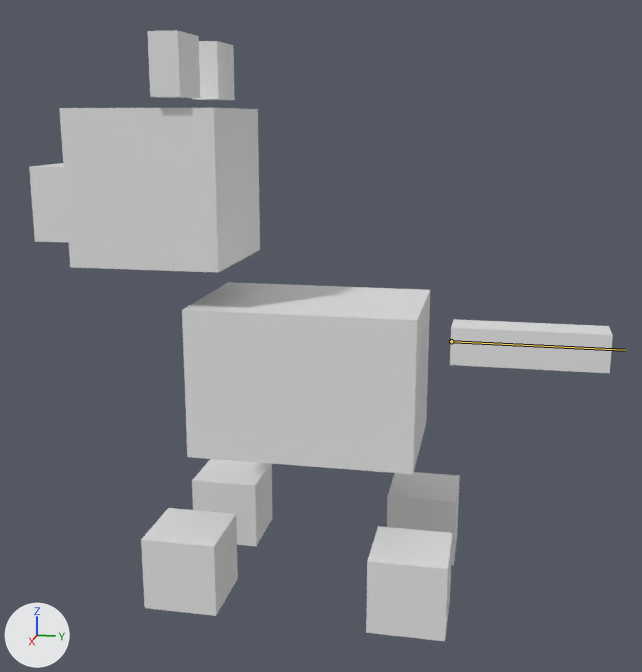
One commit to the FBX model Dog/Assets/Models/Dog/Dog.fbx: the scene before it, then after it.
Both versions are drawn from a camera (50 mm lens) standing at (11.57, 2.42, 6.39) and looking at (0.03, 0.12, 3.5). Every picture has the same lights, and +X, +Y and +Z are marked at lower left. The bones that change are drawn over the model as lines.
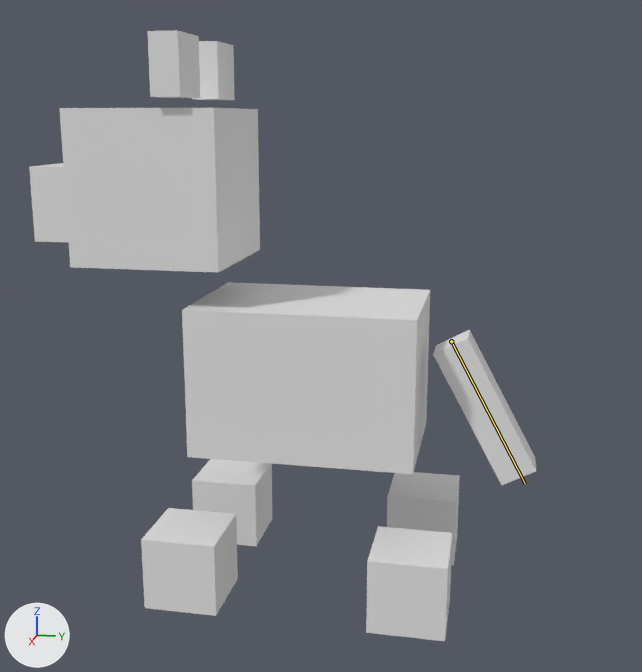
The newer file adds an action. The first version stands in its rest pose; the second is drawn at frame 1 of the action 'Armature|Ready'.

The edits, one by one:
Bone 'Bone.007' (bone_bone_007) turns from (0, 0, 0) to (-61, 0, 0) degrees about its own x, y and z.

Where the change shows, as pixel boxes [x1, y1, x2, y2] in the pictures (642 x 672 px):
'Cube.006', posed (37% narrower, 184% taller)
    before: [450, 319, 613, 373]
    after: [433, 330, 536, 485]
bone 'Bone.007', root to tip
    before: (451, 341) to (625, 350)
    after: (451, 341) to (525, 483)
